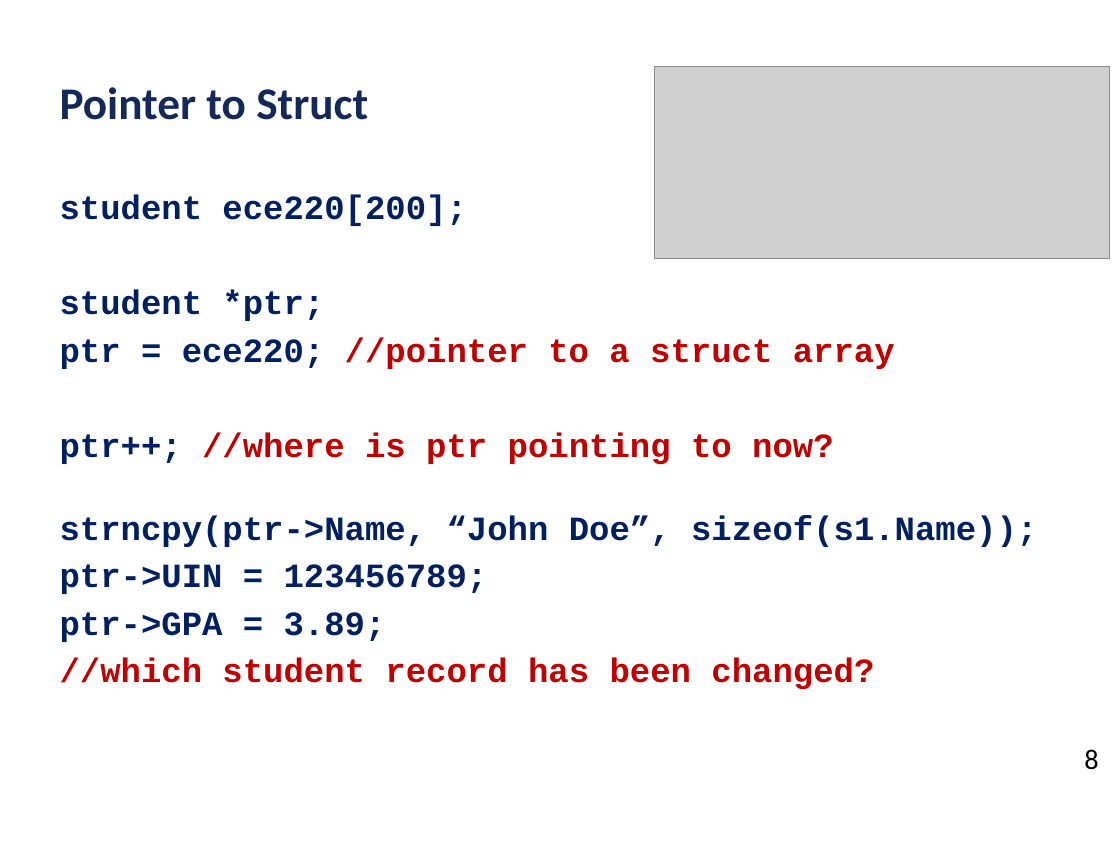
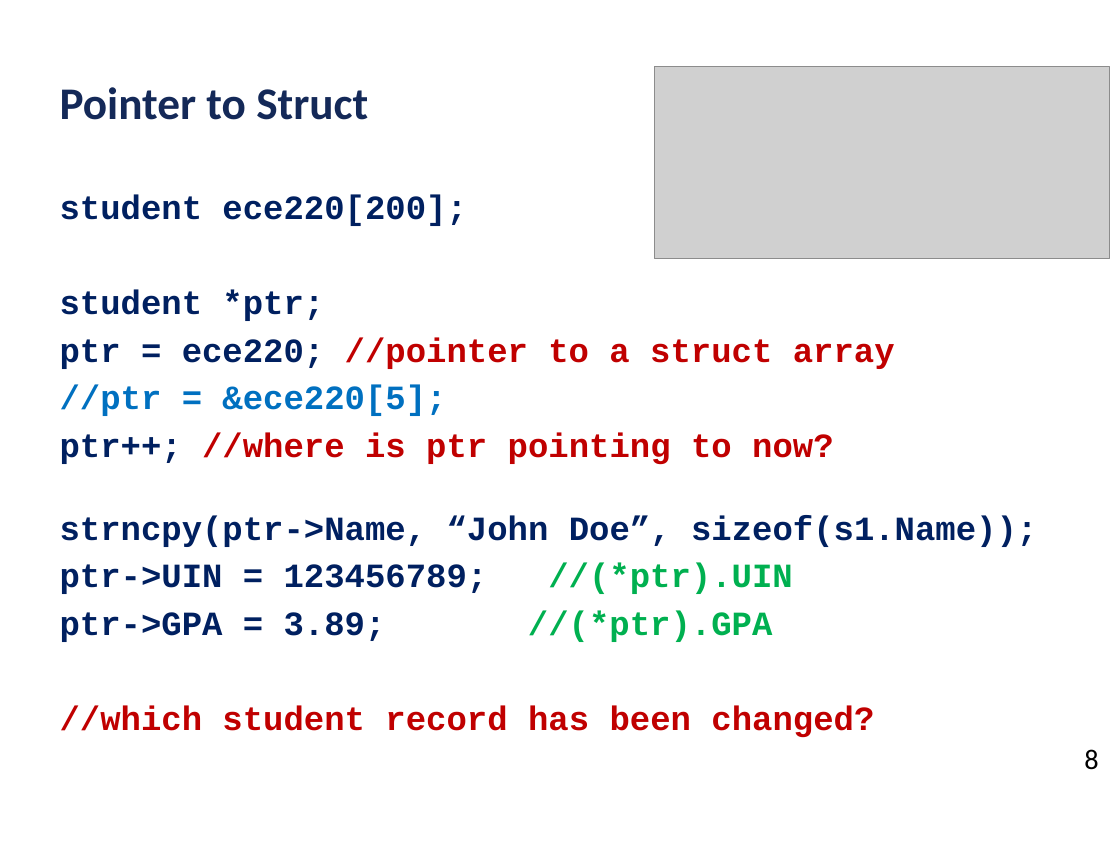
Before and after one commit to ubhowmik/ECE220_Fall2019, a slide deck: slide 13 of Lecture#17/Lecture_17_presentation.pptx (slide 15 before the commit). Drawn at 1120x865 pixels with LibreOffice and Linux fonts; fonts in the diff are those of the drawing; grey boxes stand for pictures; background and template pictures are left out. Boxes give left, top, right and bottom in pixels: in the first picture for what was removed or moved away, otherwise in the second. Text is boxed around its words. In the diff, an @@ line names an element or a change of style, - is before the commit and + after.

```diff
--- a/Lecture#17/Lecture_17_presentation.pptx
+++ b/Lecture#17/Lecture_17_presentation.pptx
@@ text at (x1=60, y1=385, x2=446, y2=416): paragraph added @@
+//ptr = &ece220[5];
@@ text at (x1=60, y1=563, x2=792, y2=642): text changed @@
-ptr->UIN = 123456789;
-ptr->GPA = 3.89;
+ptr->UIN = 123456789; //(*ptr).UIN
+ptr->GPA = 3.89; //(*ptr).GPA
```
Also in this commit, not shown: 2 other slides changed, 1 slide added, 1 other file.
